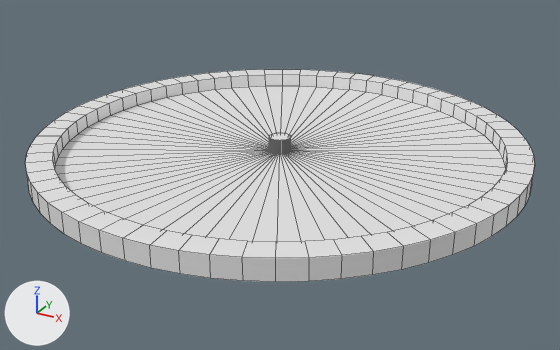
One commit to the FBX model Assets/Models/ClockFace.fbx: the scene before it, then after it.
Both versions are drawn from a camera (50 mm lens) standing at (71.9, -130.7, 58.8) and looking at (1.2, -2.1, -5.5). Every picture has the same lights, and +X, +Y and +Z are marked at lower left. Mesh edges are drawn as thin lines.

Names of what the first picture shows: 'Face'.
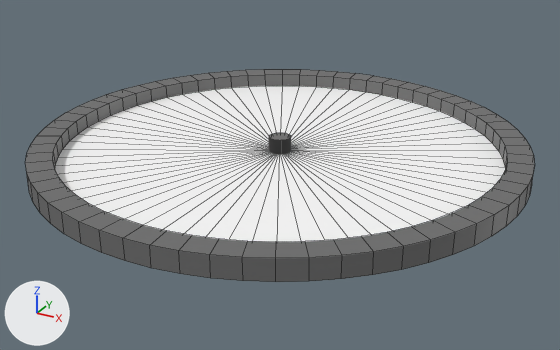
Location of each change, (x1, y1, x2, y2) in pixels of the pictures (560 x 350 px):
part 1 of me_cylinder_001, recoloured: (55, 86, 505, 242) in both
part 2 of me_cylinder_001, recoloured (white to grey): (25, 69, 535, 282) in both

The change in detail:
Material 'Face Material' (mat_face_material) is new.
Its base color is (1.0, 1.0, 1.0) (white #ffffff).
Material 'Edge Material' (mat_edge_material) is new.
Its base color is (0.152, 0.152, 0.152) (dark grey #6d6d6d).
me_cylinder_001 has 384 vertices, 322 faces and spans x -50.0..50.0, y -50.0..50.0, z -2.0..2.0.
me_cylinder_001 is used by ob_face; location (0.0, 0.0, 0.0).
me_cylinder_001 part 1: all 64 faces centred in x -23.6..23.6, y -23.6..23.6, z -1.0 switch from no material to mat_face_material (white #ffffff).
me_cylinder_001 part 2: 258 of the faces centred in x -49.9..49.9, y -49.9..49.9, z -2.0..2.0 switch from no material to mat_edge_material (dark grey #6d6d6d).
